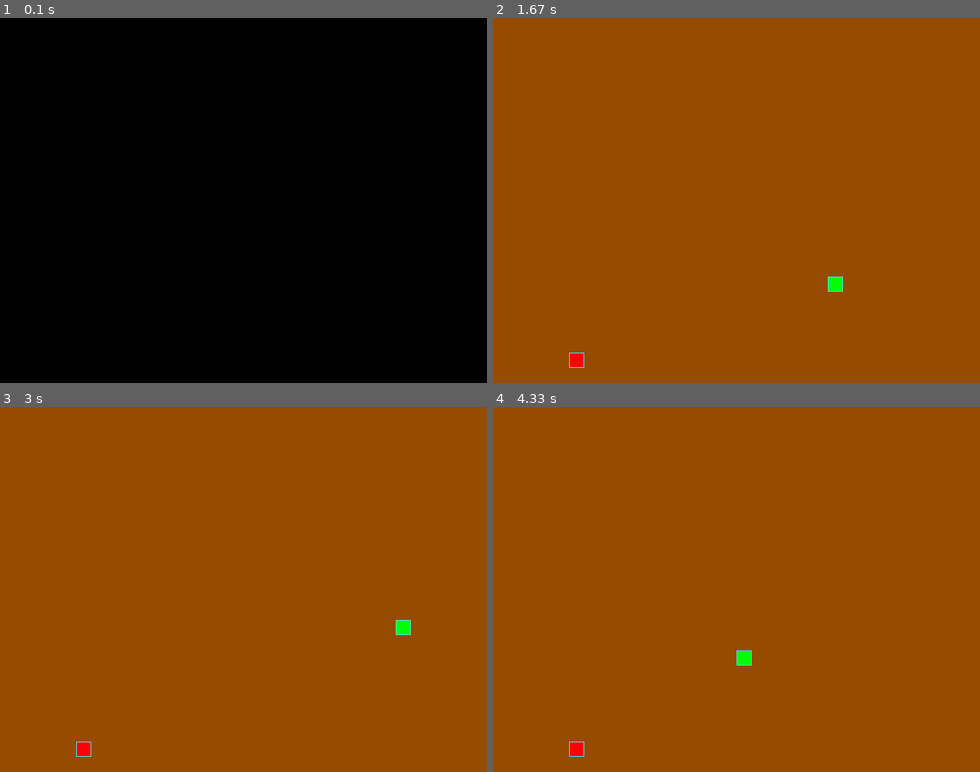
Above: before the commit, frames 1-4 (two rows, left to right).
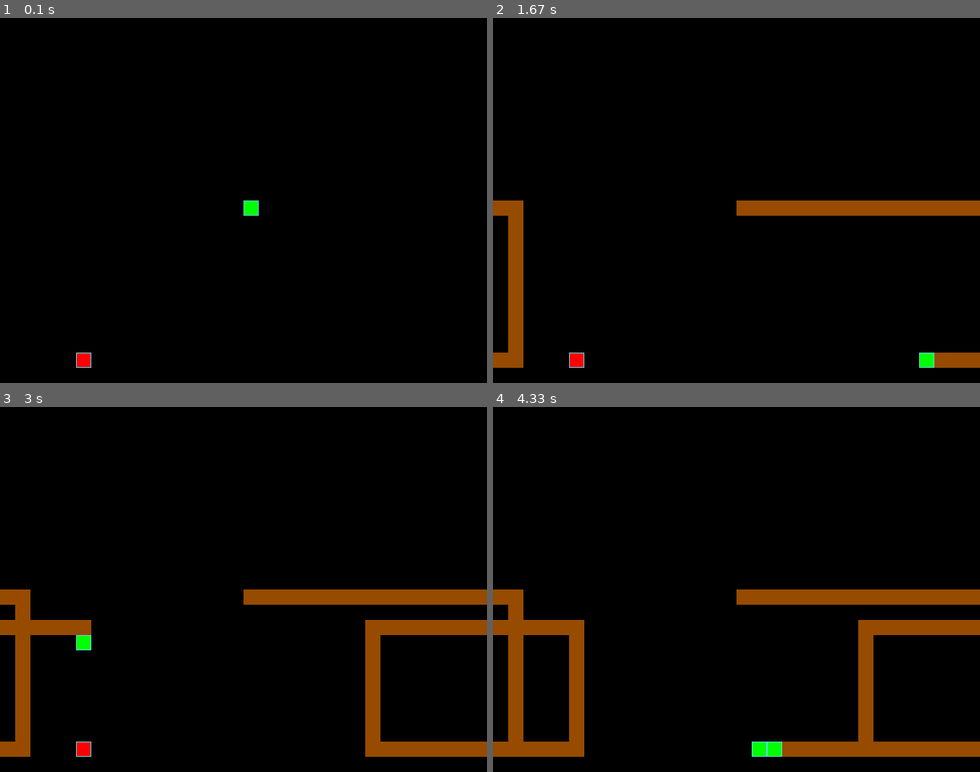
Above: after the commit, the same moments.

Repository: Cka3o4Hukk/the_snake
Game: pygame game, started from the_snake.py
Same seed, same stepped clock (60 frames per second), same inputs: the game is played once before the commit and once after it.
Inputs:
- Up to frame 1 (0.1 s): no input
- Up to frame 2 (1.67 s): hold Left 0.33-0.87 s; hold Down 0.9-1.37 s; hold Left from 1.4 s (still down)
- Up to frame 3 (3 s): release Left at 1.8 s; hold Up 1.83-2.2 s; hold Right 2.23-2.87 s; hold Down from 2.9 s (still down)
- Up to frame 4 (4.33 s): release Down at 3.27 s; hold Left 3.3-3.77 s; hold Right 3.8-4.27 s; hold Up from 4.3 s (still down)

The runs differ from the first frame. In frame 1, 0.3% of the frame differs, in the area x 15-54%, y 50-96%; in frame 2, 96%, in the area x 0-100%, y 0-100%; in frame 3, 93%; in frame 4, 91%.

Commit message:
Готовая работа 1.0

Diff:
--- a/the_snake.py
+++ b/the_snake.py
@@ -35,7 +35,7 @@
 DEFAULT_COLOR = (100, 100, 100)
 
 # Скорость движения змейки:
-SPEED = 10
+SPEED = 20
 
 const_position = ((SCREEN_WIDTH // 2), (SCREEN_HEIGHT // 2))
 
@@ -71,18 +71,18 @@
 class GameObject():
     """Создание родительского класса."""
 
-    def __init__(self, position=(0, 0), body_color=DEFAULT_COLOR, length=1):
+    def __init__(self, body_color=DEFAULT_COLOR):
         """Создание начальных данных."""
-        self.position = position
+        self.position = self.randomize_position()
         self.body_color = body_color
-        self.length = length
 
     def randomize_position(self):
         """Создание позиции предмета рандомно."""
-        self.position = (
+        new_position = (
             randint(0, GRID_WIDTH) * GRID_SIZE,
             randint(0, GRID_HEIGHT) * GRID_SIZE
         )
+        return new_position
 
     def draw_default(self):
         """Графическое создание предмета."""
@@ -97,9 +97,9 @@
 class Stone(GameObject):
     """Создание и настройка камня."""
 
-    def __init__(self, position=(0, 0), body_color=STONE_COLOR, length=1):
+    def __init__(self, body_color=STONE_COLOR):
         """Место на поле, цвет, количество камней."""
-        super().__init__(position, body_color, length)
+        super().__init__(body_color)
         # Создание координат яблока кортежем
         self.randomize_position()
 
@@ -111,9 +111,9 @@
 class Apple(GameObject):
     """Создание и настройка яблока."""
 
-    def __init__(self, position=(0, 0), body_color=APPLE_COLOR, length=1):
+    def __init__(self, body_color=APPLE_COLOR):
         """Место на поле, цвет, количество яблок."""
-        super().__init__(position, body_color, length)
+        super().__init__(body_color)
         # Создание координат яблока кортежем
         self.randomize_position()
     # Создание координат яблока кортежем
@@ -126,9 +126,9 @@
 class Snake(GameObject):
     """Создание змейки."""
 
-    def __init__(self, position=(0, 0), body_color=SNAKE_COLOR):
+    def __init__(self, body_color=SNAKE_COLOR):
         """Основные характеристики змейки."""
-        super().__init__(position, body_color)
+        super().__init__(body_color)
         # начальное положение змейки
         self.position = None
         self.positions = centre_position
@@ -136,16 +136,12 @@
         self.last = None  # последний сегмент змейки
         self.direction = RIGHT  # заданное первоначальное движение
         self.length_snake = []
+        self.eated = False  # флаг поедания яблока
 
     def draw(self):
         """Графическое создание змейки."""
-        for position in self.positions[:-1]:
-            rect = (pygame.Rect(position, (GRID_SIZE, GRID_SIZE)))
-            pygame.draw.rect(screen, self.body_color, rect)
-            pygame.draw.rect(screen, BORDER_COLOR, rect, 1)
-
         #  Отрисовка головы змейки
-        head_rect = Snake.get_head_position(self), (GRID_SIZE, GRID_SIZE)
+        head_rect = self.get_head_position(), (GRID_SIZE, GRID_SIZE)
         pygame.draw.rect(screen, self.body_color, head_rect)
         pygame.draw.rect(screen, BORDER_COLOR, head_rect, 1)
 
@@ -156,7 +152,6 @@
 
     def update_direction(self, direction):
         """Обновление направление движения змейки."""
-        # Движение вниз
         if direction in directions and self.direction != directions[direction]:
             self.direction = direction
 
@@ -166,59 +161,28 @@
 
     def move(self):
         """Движение змейки."""
-        # Первоначальное положение головы
-        head = self.get_head_position()
-
         # Новое положение головы
-        length_snake = [(head[0] + self.direction[0] * GRID_SIZE, head[1] +
-                         + self.direction[1] * GRID_SIZE)]
-
-        # Выход за игровое поле налево
-        if length_snake[0][0] < 0:
-            length_snake[0] = (SCREEN_WIDTH - GRID_SIZE, length_snake[0][1])
-        # Выход за игровое поле направо
-        elif length_snake[0][0] >= SCREEN_WIDTH:
-            length_snake[0] = (0, length_snake[0][1])
-        # Выход за игровое поле вверх
-        elif length_snake[0][1] < 0:
-            length_snake[0] = (length_snake[0][0], SCREEN_HEIGHT - GRID_SIZE)
-        # Выход за игровое поле вниз
-        elif length_snake[0][1] >= SCREEN_HEIGHT:
-            length_snake[0] = (length_snake[0][0], 0)
-        # Если было столкновение с яблоком, добавляем новую голову
-        if len(self.positions) < self.length:
-            self.positions.insert(0, length_snake[0])
+        head_x, head_y = self.get_head_position()  # 1 и 2 координата  головы
+        length_snake = (  # в таком случаее скобки не делают кортеж
+            (head_x + self.direction[0] * GRID_SIZE) % SCREEN_WIDTH,
+            (head_y + self.direction[1] * GRID_SIZE) % SCREEN_HEIGHT)
+        self.positions.insert(0, length_snake)
+
+        if self.eated:
+            self.eated = False
         else:
-            # Иначе удаляется хвост
-            self.positions.insert(0, length_snake[0])
-            if len(self.positions) > self.length:
-                self.positions.pop()
-
-        self.length_snake = length_snake
+            self.last = self.positions.pop()
 
     def check_collision(self, apple):
         """Увеличение змейки, если она съела яблоко (координаты совпали)."""
         if self.get_head_position() == apple.position:
-            self.length += 1
-            apple.position = apple.randomize_position()
-            return True
-        return False
-
-    def check_stone(self, stone):
-        """Уменьшение змейки, если она врезалась в камень."""
-        if self.positions[0] == stone.position:
-            self.length -= 1
-            stone.position = stone.randomize_position()
-            return True
-        return False
-    # Сброс при столкновении с собой
+            while apple.position in self.positions:
+                apple.position = apple.randomize_position()
+            self.eated = True
 
     def reset(self):
         """Если элемент поля есть в теле змейки - сброс."""
-        if self.length_snake[0] in self.positions[1:]:
-            # При =central_positions.. там уже другое значение от начального
-            self.positions = [const_position]
-            self.length = 1
+        self.positions = centre_position
 
 
 def handle_keys(game_object):
@@ -234,30 +198,28 @@
 
 def main():
     """Основной игровой цикл."""
-    # pylint: disable=no-member
     # Инициализация PyGame:
     pygame.init()
     # Тут нужно создать экземпляры классов.
     apple = Apple()
     snake = Snake()
     running = True
-    snake.move()
-    # Add more mappings as needed}
+    snake.draw()
     while running:
         clock.tick(SPEED)
         handle_keys(snake)
 
         if snake.check_collision(apple):
-            snake.length += 1
-            apple = Apple()  # создание нового яблока
-
-        if snake.reset():
+            apple = Apple()
+
+        if snake.positions[0] in snake.positions[1:]:
             snake.reset()
 
-        snake.move()
-        screen.fill(BOARD_BACKGROUND_COLOR)
         apple.draw()
         snake.draw()
+        snake.move()
+        if snake.positions[0] in snake.positions[1:]:
+            snake.reset()
         pygame.display.update()
 
 
